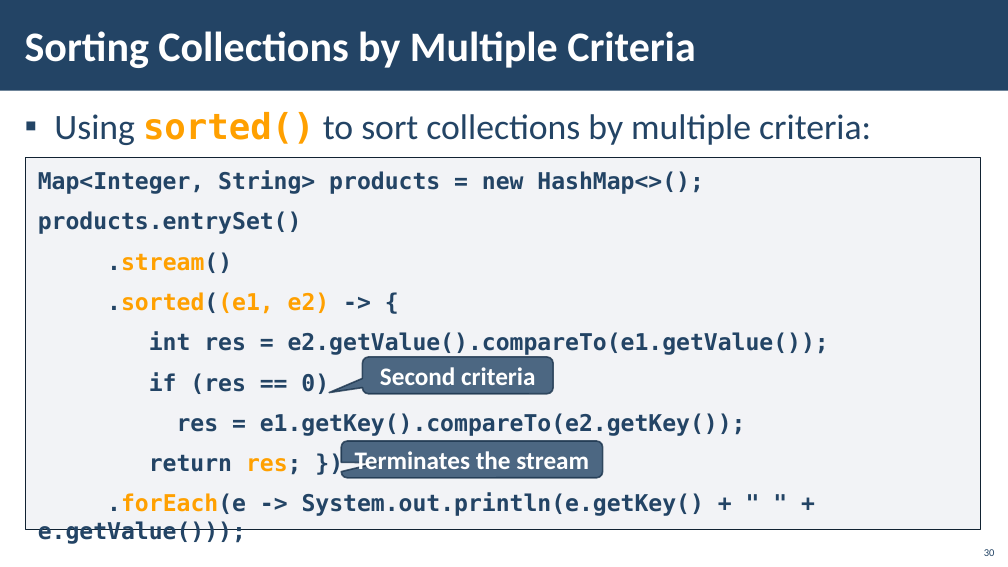
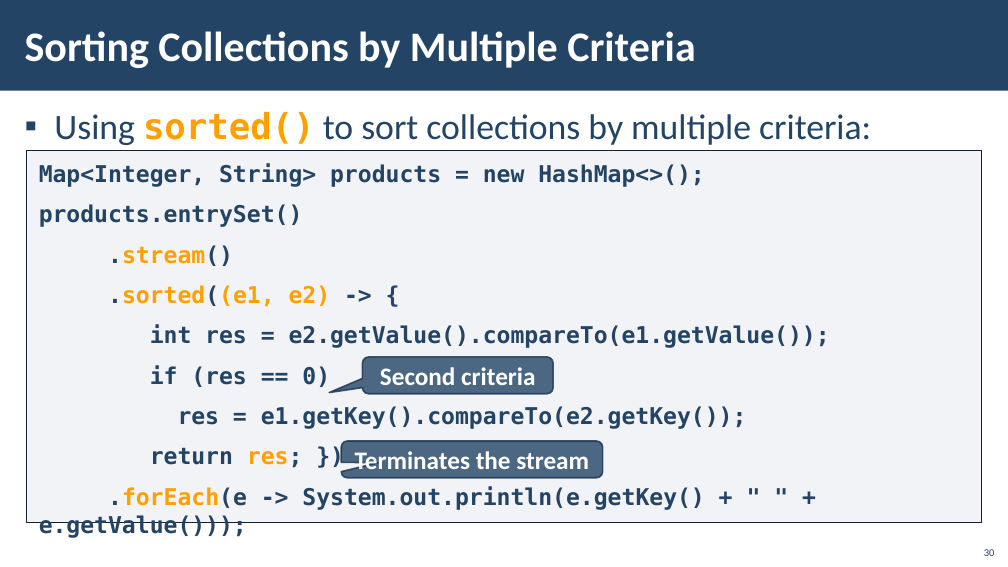
Before and after one commit to PetarPechev/Learning-Software-development, a slide deck: slide 30 of SoftUni/Java/Java Advanced/03. Sets and Maps Advanced/03. Java-Advanced-Sets-and-Maps-Advanced.pptx. Drawn at 1008x567 pixels with LibreOffice and Linux fonts; fonts in the diff are those of the drawing; background and template pictures are left out. Boxes give left, top, right and bottom in pixels: in the first picture for what was removed or moved away, otherwise in the second. Text is boxed around its words. In the diff, an @@ line names an element or a change of style, - is before the commit and + after.

```diff
--- a/SoftUni/Java/Java Advanced/03. Sets and Maps Advanced/03. Java-Advanced-Sets-and-Maps-Advanced.pptx
+++ b/SoftUni/Java/Java Advanced/03. Sets and Maps Advanced/03. Java-Advanced-Sets-and-Maps-Advanced.pptx
@@ rectangle "Map<Integer, String> products = new ...": place and size @@
-rectangle "Map<Integer, String> products = new ..." at <box>26,157,980,529</box>
+rectangle "Map<Integer, String> products = new ..." at <box>27,150,982,523</box>
```
Also in this commit, not shown: 20 other slides changed, 2 other files.
